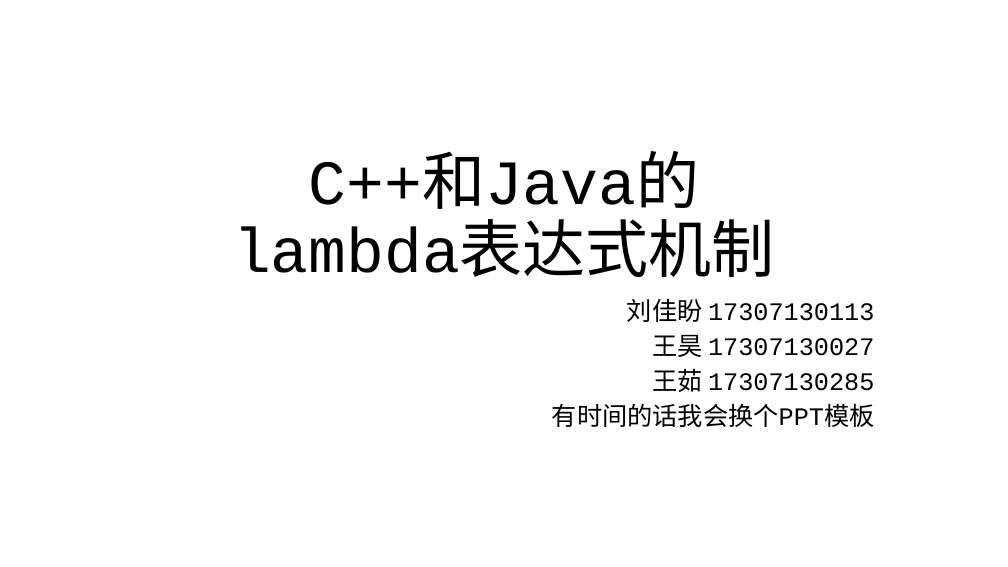
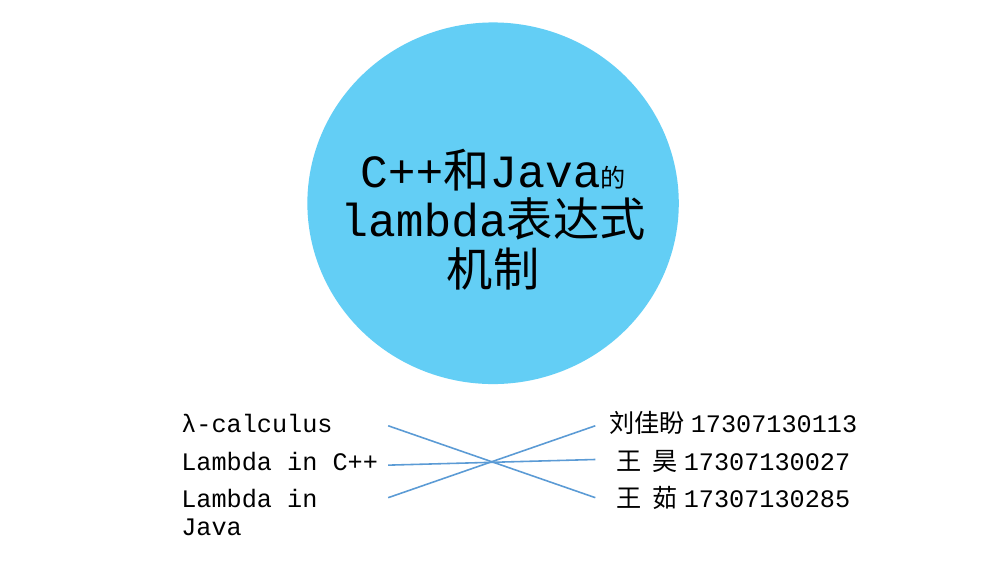
Before and after one commit to RuWang-0/lambda-in-Java-C-, a slide deck: slide 1 of lambda-ppt.pptx. Drawn at 1008x567 pixels with LibreOffice and Linux fonts; fonts in the diff are those of the drawing. Boxes give left, top, right and bottom in pixels: in the first picture for what was removed or moved away, otherwise in the second. Text is boxed around its words. In the diff, an @@ line names an element or a change of style, - is before the commit and + after.

```diff
--- a/lambda-ppt.pptx
+++ b/lambda-ppt.pptx
@@ ellipse added at (308,23,679,384), fill #00B0F0 at 61% opacity @@
@@ title at (340,154,645,290): text changed; size 60 to 44 pt @@
-C++和Java的
-lambda表达式机制
+C++和Java的
+lambda表达式
+机制
@@ text added at (181,414,378,536), 24 pt, text #000000 @@
+λ-calculus
+Lambda in C++
+Lambda in Java
@@ subtitle "刘佳盼 17307130113": place and size @@
-subtitle "刘佳盼 17307130113" at (552,298,875,427)
+subtitle "刘佳盼 17307130113" at (609,410,857,509)
@@ subtitle at (609,410,857,434): alignment right to centre; line spacing 0.8 to 0.9 @@
@@ line added from (389, 426) to (596, 498), #5B9BD5 1.5 pt @@
@@ line added from (389, 498) to (596, 426), #5B9BD5 1.5 pt @@
@@ line added from (389, 465) to (596, 460), #5B9BD5 1.5 pt @@
@@ subtitle at (616,450,850,509): text changed @@
-王昊 17307130027
-王茹 17307130285
-有时间的话我会换个PPT模板
+王 昊 17307130027
+王 茹 17307130285
```
Also in this commit, not shown: 11 other slides changed, 2 slides added, 4 slides removed.
